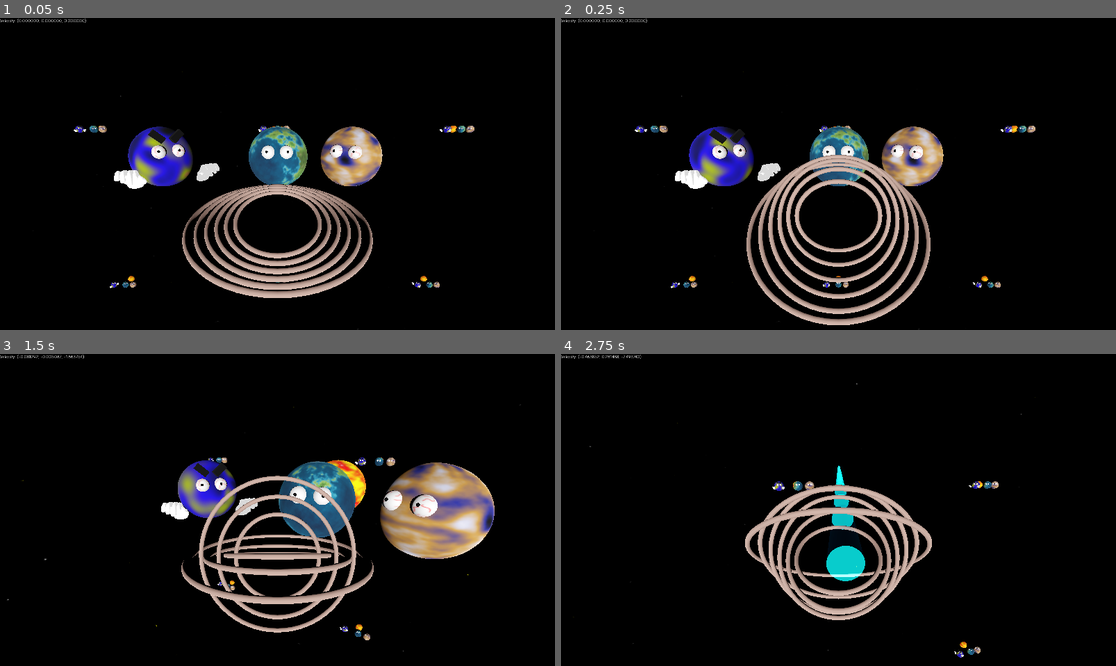
Above: before the commit, frames 1-4 (two rows, left to right).
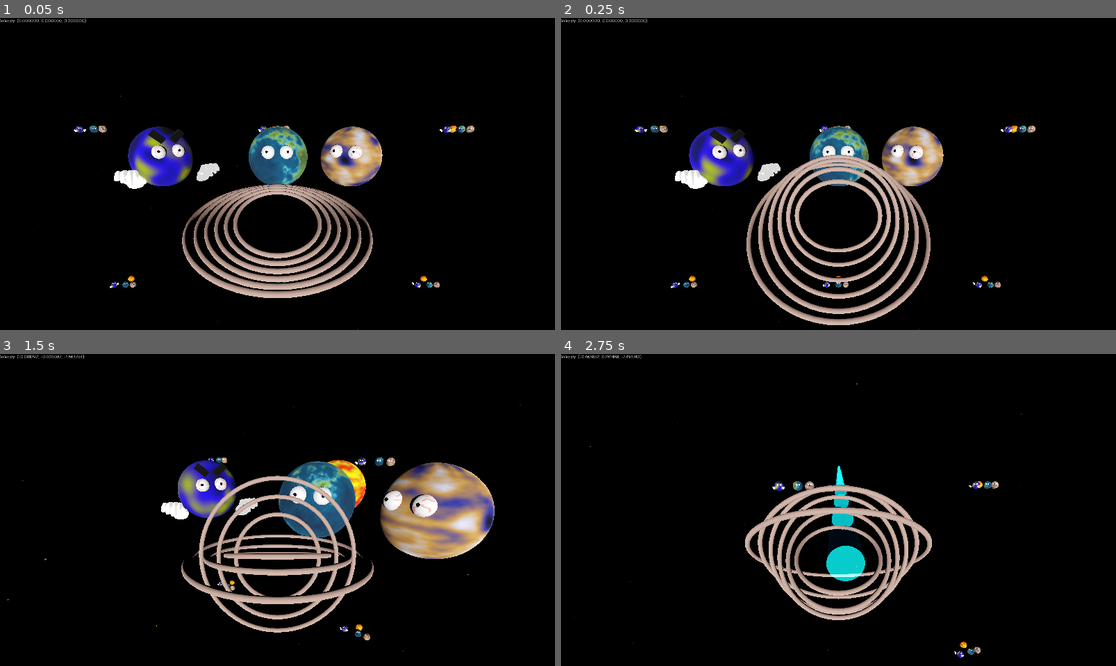
Above: after the commit, the same moments.

Repository: partkyle/godot-sparpg
Game: Godot game, scene res://game.tscn
Two runs of this game, one before a commit and one after it. Both use one fixed random seed, a clock stepped at 60 frames per second and the inputs below.
Inputs (mouse positions are in pixels of both pictures, inside the frame that each line leads up to):
- Up to frame 1 (0.05 s): no input
- Up to frame 2 (0.25 s): no input
- Up to frame 3 (1.5 s): tap Enter at 0.5 s; move the mouse to (305, 510) at 0.52 s; hold Q (decelerate) 0.53-1.28 s; hold E (accelerate) from 0.53 s (still down); move the mouse to (249, 510) at 1.27 s; tap F (melee) at 1.35 s
- Up to frame 4 (2.75 s): keep holding E (accelerate); move the mouse to (849, 503) at 2.02 s; press the mouse at (849, 503) at 2.03 s

The runs differ from the first frame. In frame 1, less than 0.1% of the frame differs, in the area x 50-51%, y 34-35%; in frame 2, less than 0.1%; in frame 3, 0.3%, in the area x 59-66%, y 34-49%; in frame 4, nothing differs.

Commit message:
move hand to entities

Diff:
--- a/entities/hand/hand.tscn
+++ b/entities/hand/hand.tscn
@@ -1,5 +1,5 @@
 [gd_scene load_steps=2 format=3 uid="uid://ytxhomuqwq3"]
 
-[ext_resource type="PackedScene" uid="uid://0s4pkcqm6vyr" path="res://n64_master_hand_smooth_ver/scene.gltf" id="1_25362"]
+[ext_resource type="PackedScene" uid="uid://0s4pkcqm6vyr" path="res://entities/hand/n64_master_hand_smooth_ver/scene.gltf" id="1_25362"]
 
 [node name="Hand" instance=ExtResource("1_25362")]
--- a/game.tscn
+++ b/game.tscn
@@ -181,7 +181,7 @@
 player = NodePath("../Player")
 
 [node name="MeshInstance3D" type="MeshInstance3D" parent="Planet"]
-transform = Transform3D(0.977715, 0, 0.0856192, 0, 1, 0, -0.0856192, 0, 0.977715, 0, 0, 0)
+transform = Transform3D(-0.850851, 0, -0.489161, 0, 1, 0, 0.489161, 0, -0.850851, 0, 0, 0)
 mesh = SubResource("SphereMesh_vef74")
 
 [node name="Eyes" type="Node3D" parent="Planet"]
@@ -232,7 +232,7 @@
 player = NodePath("../Player")
 
 [node name="MeshInstance3D" type="MeshInstance3D" parent="Planet2"]
-transform = Transform3D(0.978299, 0, 0.0788347, 0, 1, 0, -0.0788347, 0, 0.978299, -0.00927782, 0, 0)
+transform = Transform3D(-0.854237, 0, -0.483253, 0, 1, 0, 0.483253, 0, -0.854237, -0.00927782, 0, 0)
 mesh = SubResource("SphereMesh_mfdv2")
 
 [node name="Eyes" type="Node3D" parent="Planet2"]
@@ -269,7 +269,7 @@
 player = NodePath("../Player")
 
 [node name="MeshInstance3D" type="MeshInstance3D" parent="Planet3"]
-transform = Transform3D(0.977715, 0, 0.0856192, 0, 1, 0, -0.0856192, 0, 0.977715, 0, 0, 0)
+transform = Transform3D(-0.850851, 0, -0.489161, 0, 1, 0, 0.489161, 0, -0.850851, 0, 0, 0)
 mesh = SubResource("SphereMesh_x5p1p")
 
 [node name="Eyes" type="Node3D" parent="Planet3"]
@@ -307,7 +307,7 @@
 player = NodePath("../Player")
 
 [node name="MeshInstance3D" type="MeshInstance3D" parent="Sun"]
-transform = Transform3D(-0.680425, 0, -0.770272, 0, 1, 0, 0.770272, 0, -0.680425, 0, 0, 0)
+transform = Transform3D(0.974803, 0, -0.325749, 0, 1, 0, 0.325749, 0, 0.974803, 0, 0, 0)
 mesh = SubResource("SphereMesh_80cx4")
 
 [node name="Area3D" type="Area3D" parent="Sun"]
Renamed: n64_master_hand_smooth_ver/license.txt -> entities/hand/n64_master_hand_smooth_ver/license.txt
Renamed: n64_master_hand_smooth_ver/scene.bin -> entities/hand/n64_master_hand_smooth_ver/scene.bin
Renamed: n64_master_hand_smooth_ver/scene.gltf -> entities/hand/n64_master_hand_smooth_ver/scene.gltf
Not shown, changed: entities/hand/n64_master_hand_smooth_ver/scene.gltf.import
